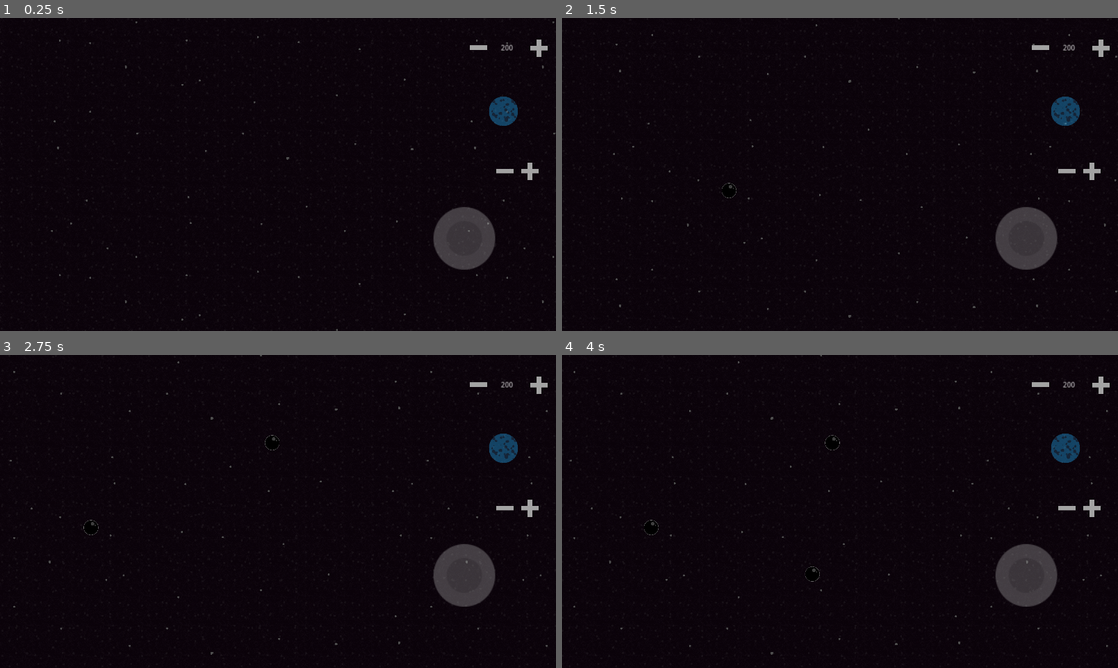
Above: before the commit, frames 1-4 (two rows, left to right).
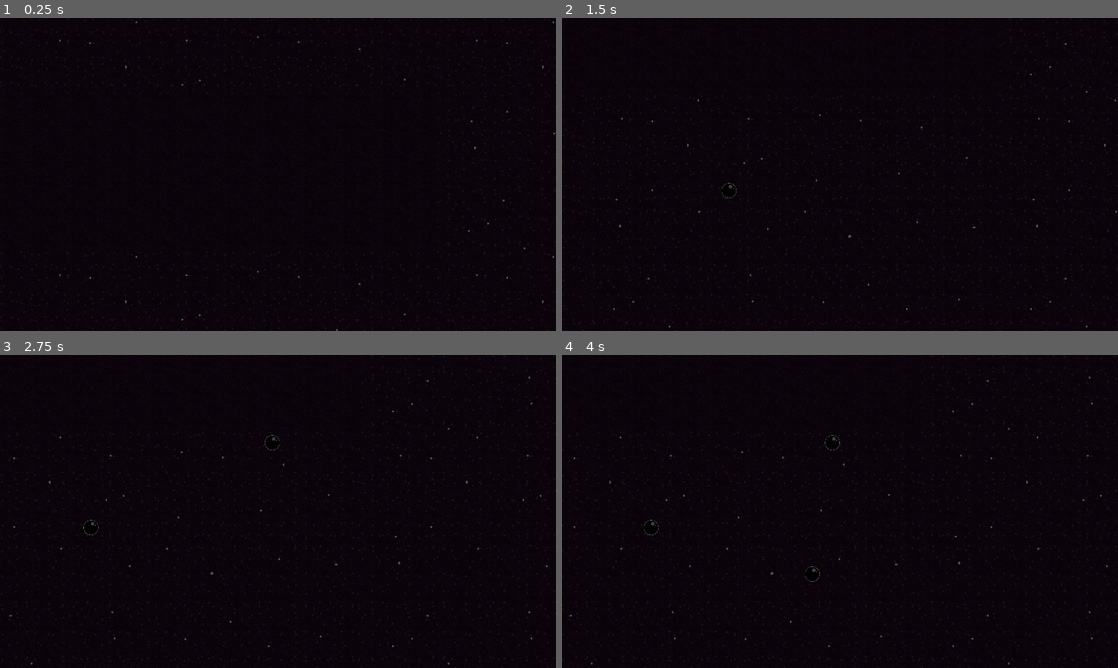
Above: after the commit, the same moments.

Repository: ArielLeiva/SimulacionGravitacional
Game: Godot game, scene res://scenes/space.tscn
The game is run twice, just before and just after one commit, with the same random seed, the same clock (stepped at 60 frames per second) and the same inputs.
Inputs (mouse positions are in pixels of both pictures, inside the frame that each line leads up to):
- Up to frame 1 (0.25 s): no input
- Up to frame 2 (1.5 s): tap Enter at 0.5 s; move the mouse to (962, 158) at 0.52 s; hold Tab (fast_forward) 0.53-1.25 s; hold Down (camera_down) 0.53-1.25 s; click (962, 158) at 0.67 s; drag from (728, 190) to (812, 237) at 1.27 s
- Up to frame 3 (2.75 s): tap Space (start_stop) at 2 s; move the mouse to (333, 442) at 2.02 s; hold Tab (fast_forward) from 2.03 s (still down); hold Right (camera_right) from 2.03 s (still down); click (333, 442) at 2.17 s
- Up to frame 4 (4 s): release Tab (fast_forward) at 2.75 s; release Right (camera_right) at 2.75 s; drag from (812, 574) to (673, 464) at 2.77 s; tap Space (start_stop) at 3.5 s; move the mouse to (1006, 558) at 3.52 s; hold Middle mouse button (drag_camera) from 3.53 s (still down); click (1006, 558) at 3.67 s

The runs differ from the first frame. In frame 1, 2.5% of the frame differs, in the area x 9-99%, y 6-81%; in frame 2, 2.7%; in frame 3, 2.7%; in frame 4, 2.7%, in the area x 1-99%, y 0-99%.

Commit message:
Limites a la camara puestos

Diff:
--- a/scenes/balls.tscn
+++ b/scenes/balls.tscn
@@ -6,6 +6,8 @@
 [sub_resource type="PhysicsMaterial" id="PhysicsMaterial_j0yhm"]
 friction = 0.0
 bounce = 0.7
+
+[sub_resource type="CircleShape2D" id="CircleShape2D_04t88"]
 
 [node name="Ball" type="RigidBody2D"]
 physics_material_override = SubResource("PhysicsMaterial_j0yhm")
@@ -17,3 +19,4 @@
 texture = ExtResource("2_4onni")
 
 [node name="CollisionShape2D" type="CollisionShape2D" parent="."]
+shape = SubResource("CircleShape2D_04t88")
--- /dev/null
+++ b/scenes/node_killing.gd
@@ -0,0 +1,5 @@
+extends Area2D
+
+func _on_body_exited(body):
+	print("DIE")
+	body.queue_free()
--- a/scenes/space.tscn
+++ b/scenes/space.tscn
@@ -1,18 +1,25 @@
-[gd_scene load_steps=6 format=3 uid="uid://d3i80ym3tqa2e"]
+[gd_scene load_steps=8 format=3 uid="uid://d3i80ym3tqa2e"]
 
+[ext_resource type="Script" path="res://scenes/node_killing.gd" id="1_nfcpq"]
 [ext_resource type="PackedScene" uid="uid://ds146y5rievr3" path="res://scenes/UI.tscn" id="2_leqvt"]
 [ext_resource type="Texture2D" uid="uid://blhr5qcj8mc1a" path="res://assets/fondo.png" id="5_kxbt0"]
+[ext_resource type="Texture2D" uid="uid://c7agfl815n7ih" path="res://assets/less.png" id="6_3m55n"]
 [ext_resource type="Script" path="res://scripts/movecam.gd" id="6_nfv5j"]
 [ext_resource type="Script" path="res://scripts/stage.gd" id="7_netmt"]
 
 [sub_resource type="RectangleShape2D" id="RectangleShape2D_lune6"]
-size = Vector2(2562, 1440)
+size = Vector2(6400, 3900)
 
 [node name="Node2D" type="Node2D"]
 
-[node name="Area2D" type="Area2D" parent="."]
+[node name="StaticBody2D" type="StaticBody2D" parent="."]
 
-[node name="TextureRect" type="TextureRect" parent="Area2D"]
+[node name="CollisionShape2D" type="CollisionShape2D" parent="StaticBody2D"]
+
+[node name="LivingZone" type="Area2D" parent="."]
+script = ExtResource("1_nfcpq")
+
+[node name="TextureRect" type="TextureRect" parent="LivingZone"]
 offset_left = -8253.0
 offset_top = -5009.0
 offset_right = 9205.0
@@ -20,14 +27,14 @@
 texture = ExtResource("5_kxbt0")
 stretch_mode = 1
 
-[node name="CollisionShape2D" type="CollisionShape2D" parent="Area2D"]
-position = Vector2(642, 361)
+[node name="CollisionShape2D" type="CollisionShape2D" parent="LivingZone"]
+position = Vector2(640, 360)
 shape = SubResource("RectangleShape2D_lune6")
 
 [node name="CanvasLayer" parent="." instance=ExtResource("2_leqvt")]
+visible = false
 
 [node name="ParallaxBackground" type="ParallaxBackground" parent="."]
-visible = false
 
 [node name="ParallaxLayer" type="ParallaxLayer" parent="ParallaxBackground"]
 motion_offset = Vector2(90, 0)
@@ -49,3 +56,12 @@
 
 [node name="stage" type="Node2D" parent="."]
 script = ExtResource("7_netmt")
+
+[node name="Sprite2D" type="Sprite2D" parent="."]
+visible = false
+position = Vector2(637, 0)
+scale = Vector2(15.975, 1)
+texture = ExtResource("6_3m55n")
+
+[connection signal="area_exited" from="LivingZone" to="LivingZone" method="_on_area_exited"]
+[connection signal="body_exited" from="LivingZone" to="LivingZone" method="_on_body_exited"]
--- a/scripts/movecam.gd
+++ b/scripts/movecam.gd
@@ -16,7 +16,7 @@
 	return coordinate * (1/zoom.x) - Vector2(-640*(1-1/zoom.x),-360*(1-1/zoom.x)) + offset
 
 func _process(delta):
-	#position.x += speed
+	var des_offset = offset
 	des_zoom = clamp(des_zoom, min_zoom, max_zoom)
 	zoom = lerp(zoom, des_zoom, 0.1)
 
@@ -35,13 +35,14 @@
 		old_offset = offset
 		old_mouse = (get_viewport().get_mouse_position())
 	elif drag_held:
-		offset = old_offset + (1/zoom.x)*(old_mouse - get_viewport().get_mouse_position())
+		des_offset = old_offset + (1/zoom.x)*(old_mouse - get_viewport().get_mouse_position())
 		if Input.is_action_just_released("drag_camera"):
 			drag_held = false
 
 	vel = vel.normalized()
 
-	offset += delta * speed *vel
+	des_offset += delta * speed *vel
+	offset = des_offset.clamp(Vector2(-glob.w_limit, -glob.h_limit), Vector2(glob.w_limit, glob.h_limit))
 
 func _unhandled_input(event):
 	if event is InputEventMouseButton:
--- a/scripts/vars.gd
+++ b/scripts/vars.gd
@@ -6,6 +6,8 @@
 const base_ball_size = 60
 # Best collision size obtained by trial and error
 const base_ball_col_size = 33.9558982849121
+const w_limit = 1280
+const h_limit = 720
 
 func _ready():
 	pass
Not shown: 1 places in scenes/balls.tscn that only renumber resources
